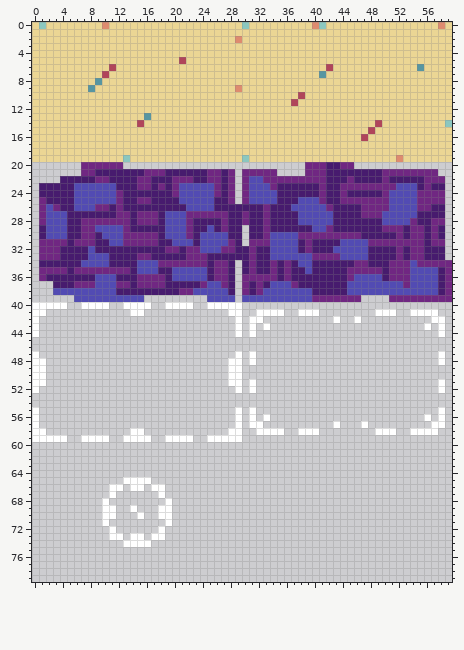
A sprite sheet gets an edit: assets/atlas.png. The picture above is the old version.
The file is 60x80 pixels.
The result:
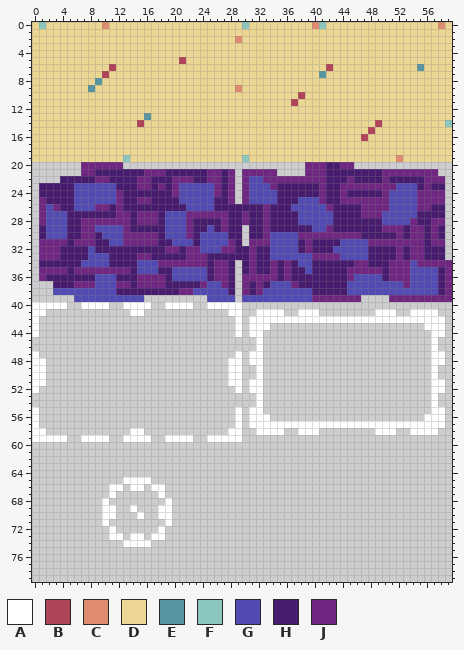
Palette (. is transparent): A #ffffff  B #b0455a  C #de8b6f  D #ebd694  E #5796a1  F #8bc7bf  G #524bb3  H #471b6e  J #702782
Difference:
There is now colour A in row 42 at x 33 to 42, 44 to 45 and 47 to 56; in rows 43 to 56 at x 32 and 57; in row 57 at x 33 to 42, 44 to 46 and 48 to 56.
